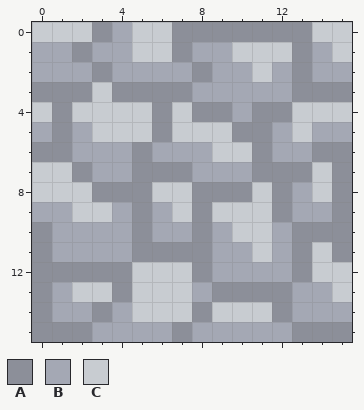
One commit to this pixel-art sprite: BlinkBladeUnityProject/Assets/PROTOTYPE/Art/Environment/PlaceholderSprites/stoneTileSprites/MirrorFloor01F.png. That is the earlier state.
The file is 16x16 pixels.
Palette (. is transparent): A #8c8f99  B #a4a8b4  C #c8ccd1
Once edited:
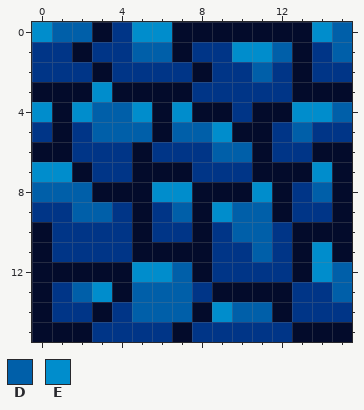
Colours new in this view: D #005fa9  E #008dcc
From the commit log: new secret floor tiles
The exact change:
{"colour":"A","old":"#8c8f99","new":"#030b2b"}
{"colour":"B","old":"#a4a8b4","new":"#003587"}
{"y":0,"x":0,"old":"CCC","new":"EDD"}
{"y":0,"x":5,"old":"CC","new":"EE"}
{"y":0,"x":14,"old":"CC","new":"ED"}
{"y":1,"x":5,"old":"CC","new":"DD"}
{"y":1,"x":10,"old":"CCC","new":"EED"}
{"y":1,"x":15,"old":"C","new":"D"}
{"y":2,"x":11,"old":"C","new":"D"}
{"y":3,"x":3,"old":"C","new":"E"}
{"y":4,"x":0,"old":"C","new":"E"}
{"y":4,"x":2,"old":"CCCC","new":"EDDE"}
{"y":4,"x":7,"old":"C","new":"E"}
{"y":4,"x":13,"old":"CCC","new":"EED"}
{"y":5,"x":3,"old":"CCC","new":"DDD"}
{"y":5,"x":7,"old":"CCC","new":"DDE"}
{"y":5,"x":13,"old":"C","new":"D"}
{"y":6,"x":9,"old":"CC","new":"DD"}
{"y":7,"x":0,"old":"CC","new":"EE"}
{"y":7,"x":14,"old":"C","new":"E"}
{"y":8,"x":0,"old":"CCC","new":"DDD"}
{"y":8,"x":6,"old":"CC","new":"EE"}
{"y":8,"x":11,"old":"C","new":"E"}
{"y":8,"x":14,"old":"C","new":"D"}
{"y":9,"x":2,"old":"CC","new":"DD"}
{"y":9,"x":7,"old":"C","new":"D"}
{"y":9,"x":9,"old":"CCC","new":"EDD"}
{"y":10,"x":10,"old":"CC","new":"DD"}
{"y":11,"x":11,"old":"C","new":"D"}
{"y":11,"x":14,"old":"C","new":"E"}
{"y":12,"x":5,"old":"CCC","new":"EED"}
{"y":12,"x":14,"old":"CC","new":"ED"}
{"y":13,"x":2,"old":"CC","new":"DE"}
{"y":13,"x":5,"old":"CCC","new":"DDD"}
{"y":13,"x":15,"old":"C","new":"D"}
{"y":14,"x":5,"old":"CCC","new":"DDD"}
{"y":14,"x":9,"old":"CCC","new":"EDD"}
